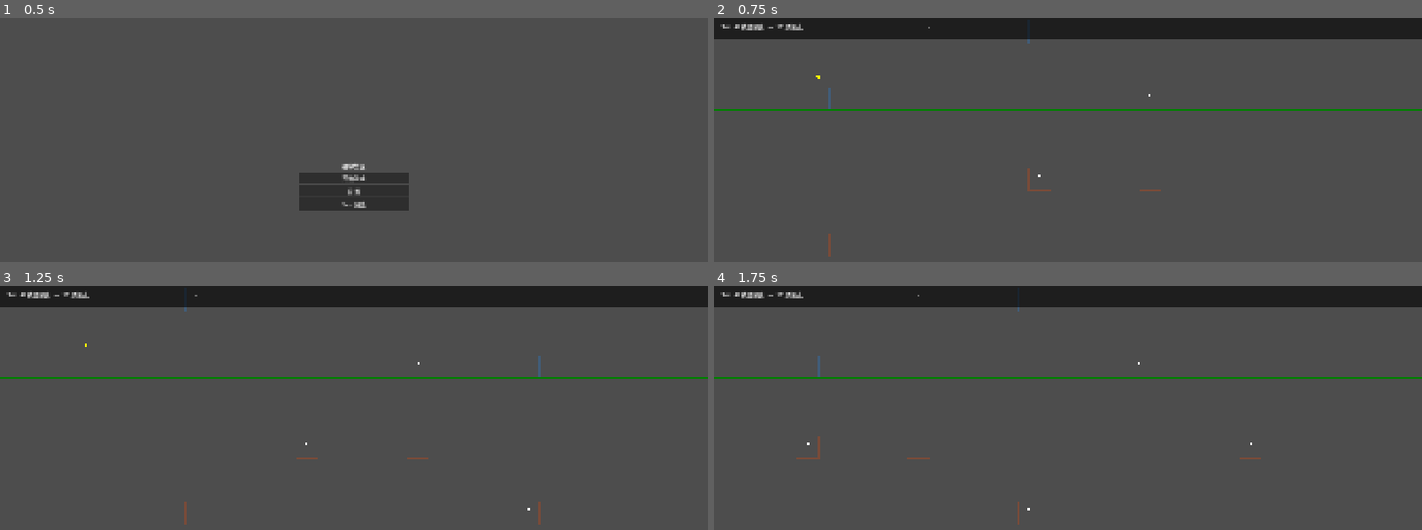
Above: before the commit, frames 1-4 (two rows, left to right).
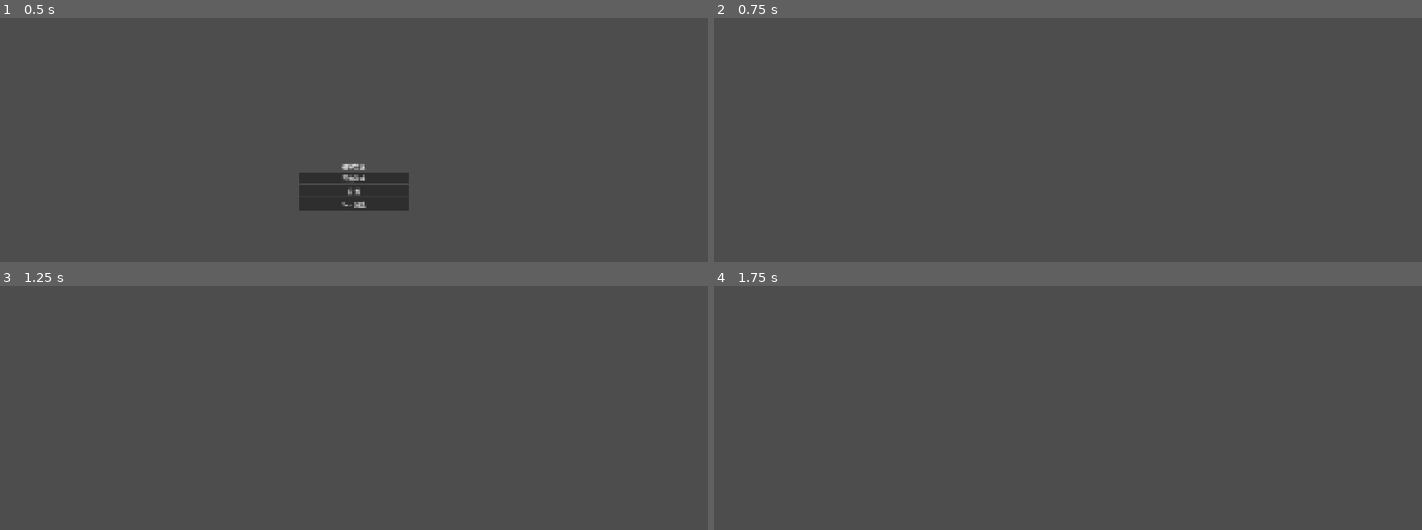
Above: after the commit, the same moments.

Repository: GeorgeMee/Magnetix
Game: Godot game, scene res://src/scenes/ui/start_menu.tscn
Same seed, same stepped clock (60 frames per second), same inputs: the game is played once before the commit and once after it.
Inputs:
- Up to frame 1 (0.5 s): no input
- Up to frame 2 (0.75 s): click "Sim 预览" at 0.5 s
- Up to frame 3 (1.25 s): no input
- Up to frame 4 (1.75 s): hold Space (swap) from 1.28 s (still down)

Frame 1 is identical in both runs. In frame 2, 9.6% of the frame differs, in the area x 0-100%, y 0-98%; in frame 3, 9.6%; in frame 4, 9.6%.
Error after the commit: Parse Error: Identifier "char_h" not declared in the current scope. (res://src/scripts/ui/sim_preview.gd:86)

Commit message:
Rewrite Sim preview: animated characters moving along trajectory path

Diff:
--- a/src/scripts/ui/sim_preview.gd
+++ b/src/scripts/ui/sim_preview.gd
@@ -6,7 +6,8 @@
 var sim_time : float = 0.0
 var sim_speed : float = 100.0
 var playing : bool = true
-var viewport_ox : float = 0.0
+var total_length : float = 5000.0
+var char_x : float = 400.0
 
 @onready var speed_slider : HSlider = %SpeedSlider
 @onready var speed_label : Label = %SpeedLabel
@@ -20,17 +21,14 @@
 	btn_play.pressed.connect(_on_play_toggle)
 
 func _regenerate() -> void:
-	trajectory = sim_ai.generate(Magnet.Polarity.NORTH, Magnet.Polarity.SOUTH, 100.0, 5000.0, GameManager.sim_decision_interval)
+	trajectory = sim_ai.generate(Magnet.Polarity.NORTH, Magnet.Polarity.SOUTH, 100.0, total_length, GameManager.sim_decision_interval)
 	sim_time = 0.0
 
 func _process(delta : float) -> void:
 	if playing:
 		sim_time += sim_speed * delta
-		if sim_time > 5000.0:
-			sim_time -= 5000.0
-
-	var scroll_ox := sim_time
-	viewport_ox = scroll_ox
+		if sim_time > total_length:
+			sim_time -= total_length
 	queue_redraw()
 
 func _on_speed_changed(value : float) -> void:
@@ -41,42 +39,87 @@
 	playing = not playing
 	btn_play.text = "暂停" if playing else "播放"
 
+func _get_surface_at(world_x : float, lane : int) -> int:
+	var current := SimAI.Surface.FLOOR
+	for i in range(trajectory.size()):
+		if trajectory[i].world_x > world_x:
+			break
+		current = trajectory[i].char_a_surface if lane == 0 else trajectory[i].char_b_surface
+	return current
+
 func _draw() -> void:
-	var lane_top := 250.0
-	var lane_bot := 650.0
+	var vp_w := get_viewport().get_visible_rect().size.x
+	var vp_h := get_viewport().get_visible_rect().size.y
+	var lane_top := vp_h * 0.28
+	var lane_bot := vp_h * 0.63
 	var coff := 180.0
-	var hw := 30.0
-	var margin := 200.0
-	var view_w := get_viewport().get_visible_rect().size.x - margin
+	var char_w := Character.CHAR_WIDTH
+	var char_h := Character.CHAR_HEIGHT
 
-	draw_line(Vector2(0, lane_top), Vector2(get_viewport().get_visible_rect().size.x, lane_top), Color.WEB_GREEN, 2.0)
-	draw_line(Vector2(0, lane_top - coff), Vector2(get_viewport().get_visible_rect().size.x, lane_top - coff), Color.WEB_GREEN.darkened(0.4), 1.0)
-	draw_line(Vector2(0, lane_bot), Vector2(get_viewport().get_visible_rect().size.x, lane_bot), Color.WEB_GREEN, 2.0)
-	draw_line(Vector2(0, lane_bot - coff), Vector2(get_viewport().get_visible_rect().size.x, lane_bot - coff), Color.WEB_GREEN.darkened(0.4), 1.0)
+	_draw_lane(lane_top, coff, vp_w)
+	_draw_lane(lane_bot, coff, vp_w)
 
-	for i in range(trajectory.size() - 1):
+	_draw_trajectory_path(lane_top, lane_bot, coff, vp_w)
+	_draw_characters(lane_top, lane_bot, coff, vp_w)
+
+	draw_rect(Rect2(Vector2(0, 0), Vector2(vp_w, 60)), Color(Color.BLACK, 0.6))
+	draw_string(ThemeDB.fallback_font, Vector2(20, 30), "Sim AI 轨迹  —  %d 决策点  —  间隔 %dpx" % [trajectory.size(), int(GameManager.sim_decision_interval)], HORIZONTAL_ALIGNMENT_LEFT, -1, 16)
+
+func _draw_lane(floor_y : float, coff : float, vp_w : float) -> void:
+	draw_line(Vector2(0, floor_y), Vector2(vp_w, floor_y), Color.WEB_GREEN, 2.0)
+	draw_line(Vector2(0, floor_y - coff), Vector2(vp_w, floor_y - coff), Color.WEB_GREEN.darkened(0.4), 1.0)
+
+func _draw_trajectory_path(lane_top : float, lane_bot : float, coff : float, vp_w : float) -> void:
+	if trajectory.size() < 2:
+		return
+	var prev_sx : float
+	var prev_sy_a : float
+	var prev_sy_b : float
+	var first := true
+	for i in range(trajectory.size()):
 		var pt := trajectory[i]
-		var next := trajectory[i + 1]
-		var sx := margin + pt.world_x - viewport_ox
-		var nx := margin + next.world_x - viewport_ox
-		if sx < -100 or nx > get_viewport().get_visible_rect().size.x + 100:
+		var sx := char_x + (pt.world_x - sim_time)
+		if sx < -100 or sx > vp_w + 100:
+			if not first:
+				prev_sx = sx
 			continue
+		var ay := lane_top - (coff if pt.char_a_surface == SimAI.Surface.CEILING else 0.0) - char_h * 0.5
+		var by := lane_bot - (coff if pt.char_b_surface == SimAI.Surface.CEILING else 0.0) - char_h * 0.5
 
-		var ay := lane_top - (coff if pt.char_a_surface == Character.Surface.CEILING else 0.0) - Character.CHAR_HEIGHT * 0.5
-		var by := lane_bot - (coff if pt.char_b_surface == Character.Surface.CEILING else 0.0) - Character.CHAR_HEIGHT * 0.5
+		if not first:
+			draw_line(Vector2(prev_sx, prev_sy_a), Vector2(sx, ay), Color(Color.DODGER_BLUE, 0.3), 2.0)
+			draw_line(Vector2(prev_sx, prev_sy_b), Vector2(sx, by), Color(Color.ORANGE_RED, 0.3), 2.0)
 
-		draw_rect(Rect2(Vector2(sx - hw, ay - hw), Vector2(hw * 2, hw * 2)), Color(Color.DODGER_BLUE, 0.25), false, 1.0)
-		draw_rect(Rect2(Vector2(sx - hw, by - hw), Vector2(hw * 2, hw * 2)), Color(Color.ORANGE_RED, 0.25), false, 1.0)
+		prev_sx = sx
+		prev_sy_a = ay
+		prev_sy_b = by
+		first = false
 
-		if pt.swap_trigger:
+		if pt.swap_trigger and sx > 0 and sx < vp_w:
 			draw_circle(Vector2(sx, lane_top - coff * 0.5), 5.0, Color.YELLOW)
-		if pt.magnet_a_trigger:
-			draw_circle(Vector2(sx, ay - 10), 3.0, Color.WHITE)
-		if pt.magnet_b_trigger:
-			draw_circle(Vector2(sx, by - 10), 3.0, Color.WHITE)
 
-	draw_rect(Rect2(Vector2(0, 0), Vector2(get_viewport().get_visible_rect().size.x, 60)), Color(Color.BLACK, 0.6))
-	draw_string(ThemeDB.fallback_font, Vector2(20, 30), "Sim AI 轨迹预览  —  %d 决策点" % trajectory.size(), HORIZONTAL_ALIGNMENT_LEFT, -1, 16)
+func _draw_characters(lane_top : float, lane_bot : float, coff : float, vp_w : float) -> void:
+	var surf_a := _get_surface_at(sim_time, 0)
+	var surf_b := _get_surface_at(sim_time, 1)
+
+	var ay := lane_top - char_h
+	if surf_a == SimAI.Surface.CEILING:
+		ay = lane_top - coff
+	var by := lane_bot - char_h
+	if surf_b == SimAI.Surface.CEILING:
+		by = lane_bot - coff
+
+	var color_a := Color.DODGER_BLUE
+	var color_b := Color.ORANGE_RED
+	if surf_a == SimAI.Surface.CEILING:
+		color_a = color_a.lightened(0.3)
+	if surf_b == SimAI.Surface.CEILING:
+		color_b = color_b.lightened(0.3)
+
+	draw_rect(Rect2(Vector2(char_x, ay), Vector2(char_w, char_h)), color_a)
+	draw_rect(Rect2(Vector2(char_x, ay), Vector2(char_w, char_h)), Color.BLACK, false, 2.0)
+	draw_rect(Rect2(Vector2(char_x, by), Vector2(char_w, char_h)), color_b)
+	draw_rect(Rect2(Vector2(char_x, by), Vector2(char_w, char_h)), Color.BLACK, false, 2.0)
 
 func _input(event : InputEvent) -> void:
 	if event.is_action_pressed("ui_cancel"):
Not shown: 1 places in src/scenes/ui/sim_preview.tscn that only renumber resources
Not shown, added: src/scripts/ui/sim_preview.gd.uid
